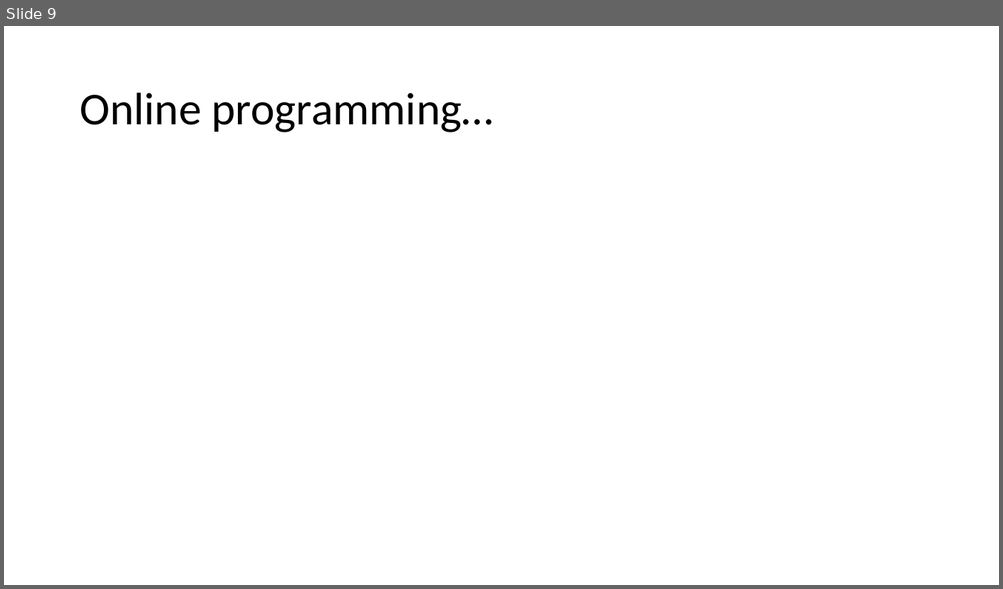
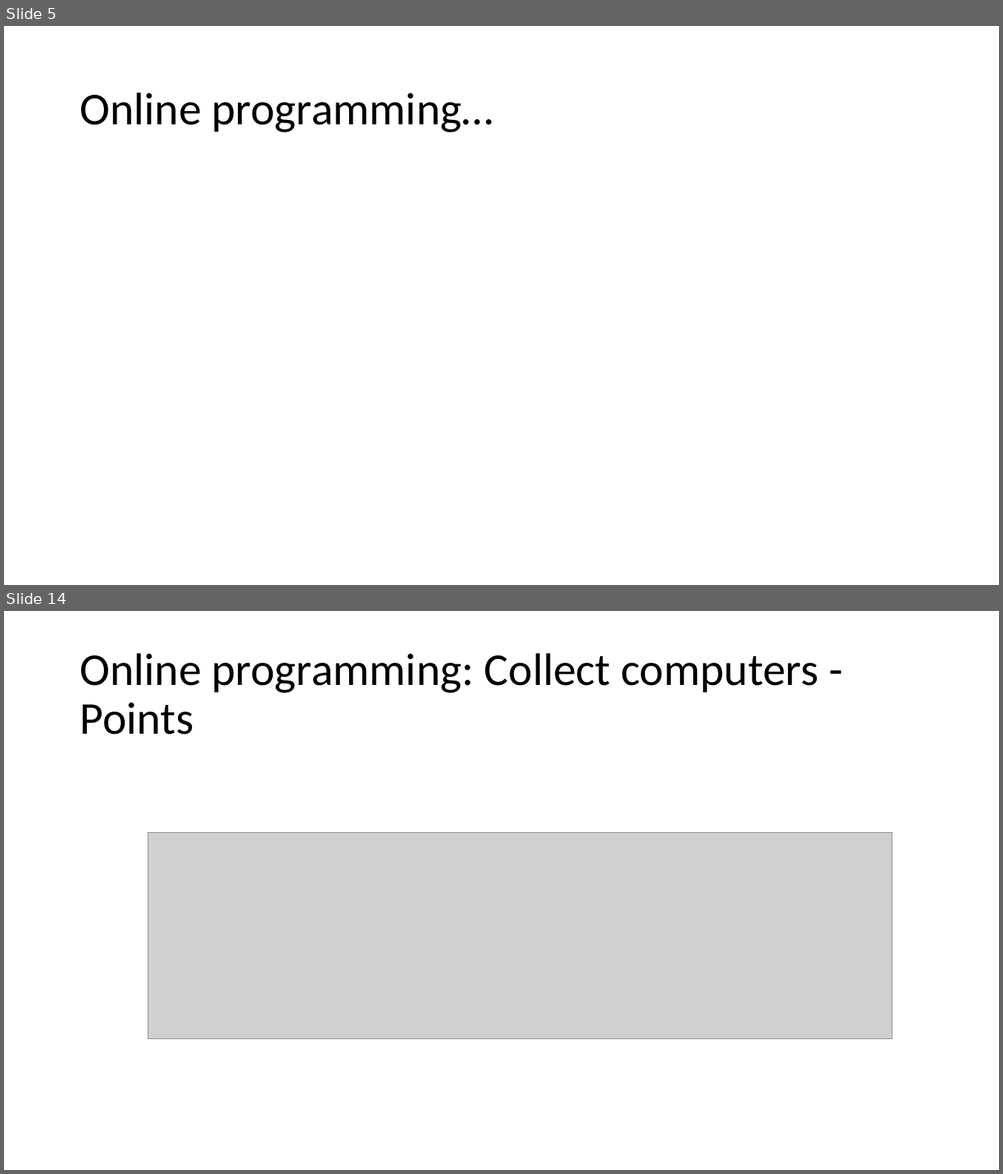
Before and after one commit to fisterloegsovs/pop22, a slide deck: lectures/1.2Scratch/lecture.pptx. Shown one above the other, each under a label of ours: slide 9 before the commit, slides 5 and 14 after it; the slides between them are not shown. The pictures are 1003x589 and 1003x1174 pixels, drawn with LibreOffice and Linux fonts; fonts in the diff are those of the drawing; grey boxes stand for pictures. Boxes give left, top, right and bottom in pixels: in the first picture for what was removed or moved away, otherwise in the second. Text is boxed around its words. In the diff, an @@ line names an element or a change of style, - is before the commit and + after.

```diff
--- a/lectures/1.2Scratch/lecture.pptx
+++ b/lectures/1.2Scratch/lecture.pptx
@@ slide 14 added at [4, 611, 999, 1170], background #FFFFFF @@
@@ title added at [79, 653, 818, 735], 44 pt, text #000000 @@
+Online programming: Collect computers - Points
@@ picture added at [148, 832, 892, 1039] @@
@@ what was slide 9 is now slide 5 @@
```
Also in this commit, not shown: 3 slides changed, 10 other slides added, 5 slides removed, 27 other files.
